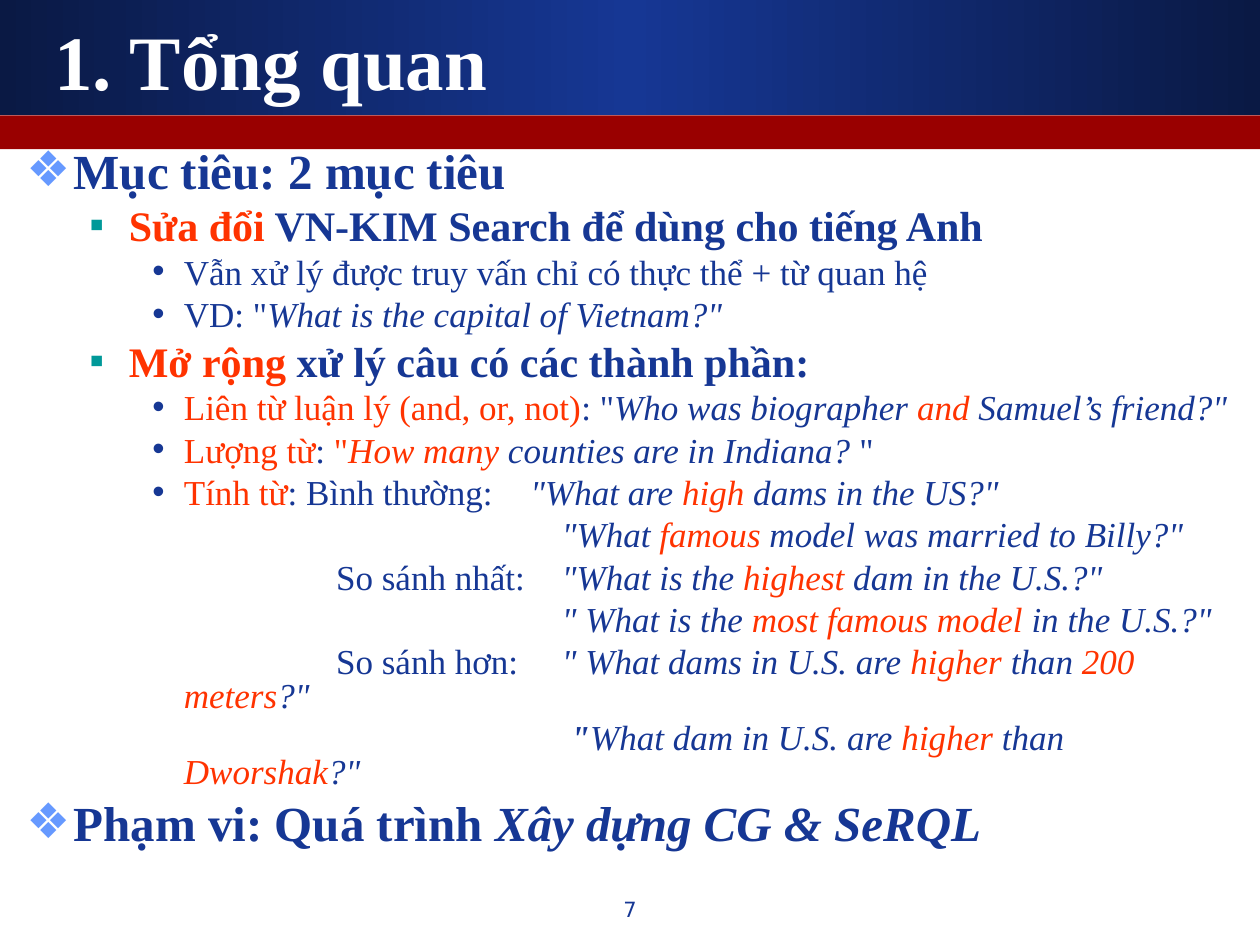
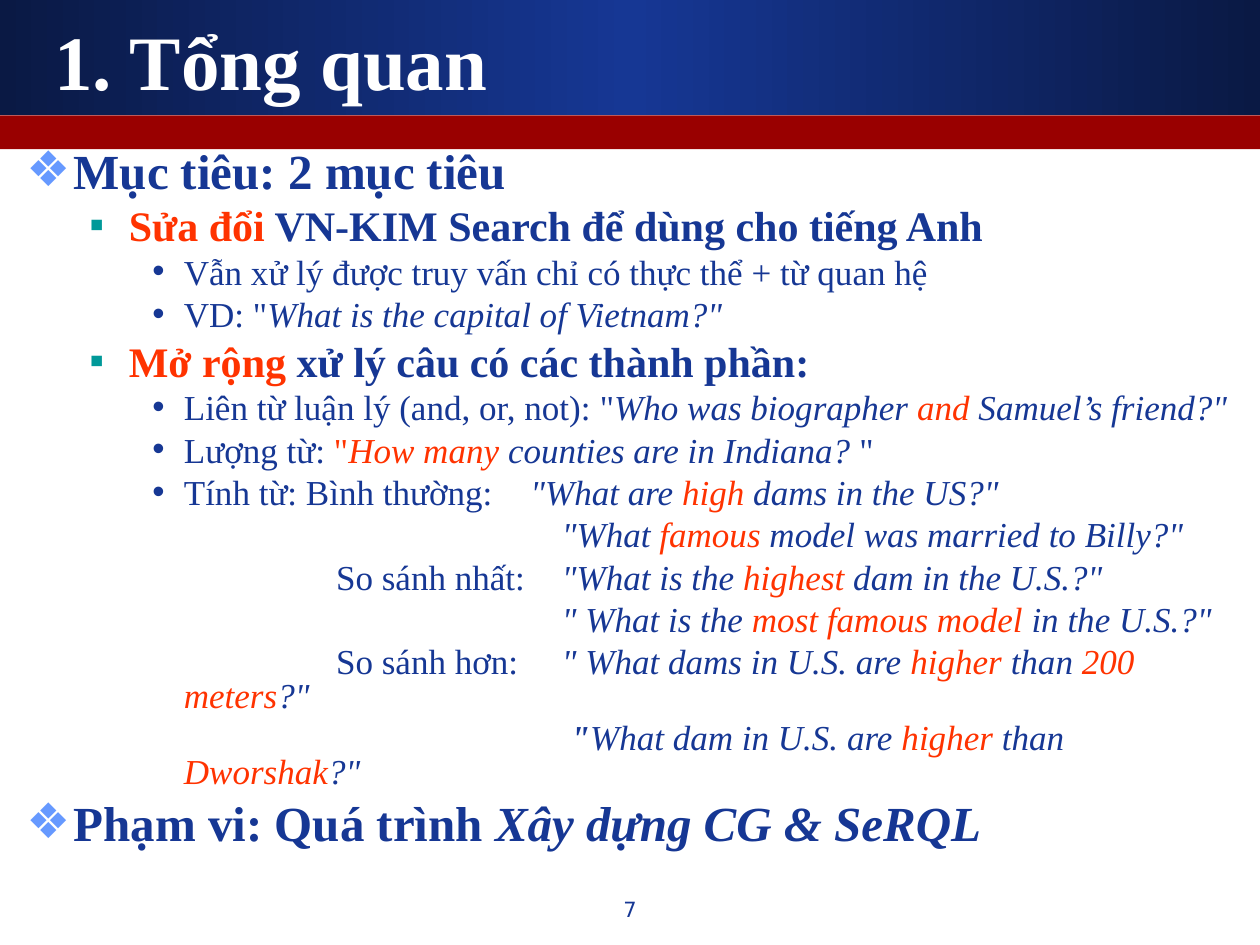
Before and after one commit to leaderwing/kt-kimres, a slide deck: slide 7 of note/[Thesis] Presentation.ppt. Drawn at 1260x945 pixels with LibreOffice and Linux fonts; fonts in the diff are those of the drawing. Boxes give left, top, right and bottom in pixels: in the first picture for what was removed or moved away, otherwise in the second. Text is boxed around its words. In the diff, an @@ line names an element or a change of style, - is before the commit and + after.

```diff
--- a/note/[Thesis] Presentation.ppt
+++ b/note/[Thesis] Presentation.ppt
@@ text at [184,395,1227,512]: text colour #FF3300 to #163794 in "Liên từ luận lý (and, or, not):", "Lượng từ:", "Tính từ:" @@
```
Also in this commit, not shown: 4 other slides changed, 1 slide added.
